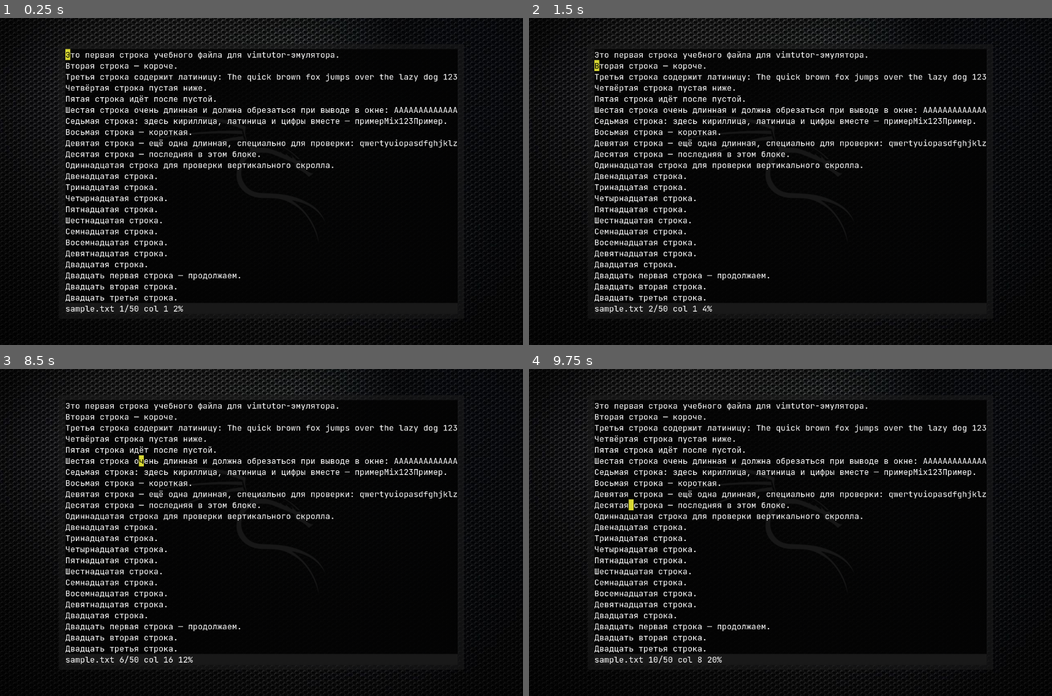
Above: before the commit, frames 1-4 (two rows, left to right).
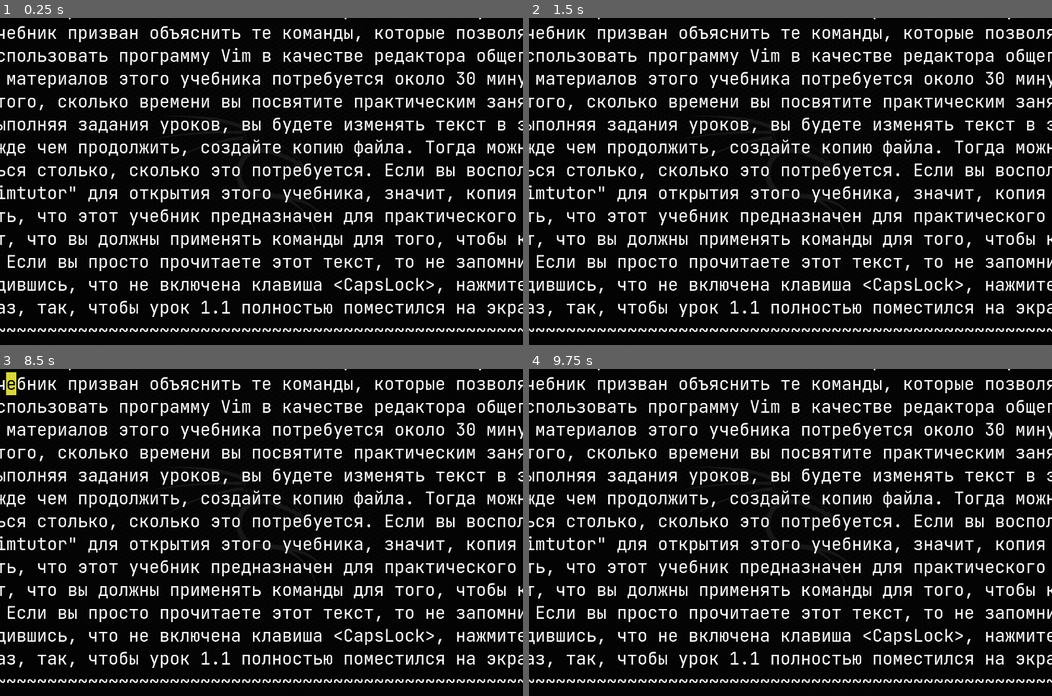
Above: after the commit, the same moments.

Repository: maeshchenko/godot-vimtutor
Game: Godot game, scene res://vim_tutor_root.tscn
Same seed, same stepped clock (60 frames per second), same inputs: the game is played once before the commit and once after it.
Inputs:
- Up to frame 1 (0.25 s): no input
- Up to frame 2 (1.5 s): tap Enter at 0.5 s; hold Right (ui_right) 0.53-1.28 s; hold K 0.53-1.28 s; tap Space at 1.25 s; hold Down (ui_down) from 1.28 s (still down); tap J at 1.35 s
- Up to frame 3 (8.5 s): release Down (ui_down) at 2.03 s; hold Right (ui_right) 2.03-2.78 s; hold H 2.03-2.78 s; tap Enter at 2.75, 4.25 s; hold Up (ui_up) 2.78-3.53 s; tap L at 2.85, 5.85 s; tap Space at 3.5, 5 s; hold K 3.53-4.28 s; hold Left (ui_left) 3.53-5.03 s; tap J at 4.35, 7.35 s; hold Down (ui_down) 5.03-5.78 s; hold H 5.03-5.78 s; hold Right (ui_right) 5.78-6.53 s; hold Up (ui_up) 6.53-7.28 s; hold K 6.53-7.28 s; hold Right (ui_right) 7.28-8.03 s; hold Down (ui_down) from 8.03 s (still down); hold H from 8.03 s (still down)
- Up to frame 4 (9.75 s): release Down (ui_down) at 8.78 s; release H at 8.78 s; hold Left (ui_left) 8.78-9.53 s; tap L at 8.85 s; hold Up (ui_up) from 9.53 s (still down); hold K from 9.53 s (still down)

The runs differ from the first frame. In frame 1, 25% of the frame differs, in the area x 0-100%, y 0-100%; in frame 2, 25%; in frame 3, 25%; in frame 4, 25%.

Commit message:
add vim learn text

Diff:
--- a/text_grid.gd
+++ b/text_grid.gd
@@ -7,7 +7,7 @@
 var cursor_col: int = 0
 var top_line: int = 0
 
-@export var font_size := 32
+var font_size := 42
 var font: Font = load("res://assets/fonts/JetBrainsMono-Regular.ttf")
 
 var char_w: float = 0.0
@@ -74,7 +74,7 @@
 	grab_focus()
 	resolve_font_metrics()
 	recalc_frame_size()
-	_load_file("res://data/sample.txt")
+	_load_file("res://data/tutor.ru.utf-8.txt")
 	queue_redraw()
 
 # queue_redraw() автоматически первый раз вызовет _draw()
--- a/vim_tutor_root.tscn
+++ b/vim_tutor_root.tscn
@@ -49,4 +49,3 @@
 layout_mode = 2
 focus_mode = 2
 script = ExtResource("2_14u6n")
-font_size = 20
Not shown, added: assets/images/tutor.ru.txt
Not shown, added: data/tutor.ru.utf-8.txt
Not shown, added: tutor.ru.txt
Not shown, added: .DS_Store
Not shown, added: data/.DS_Store
